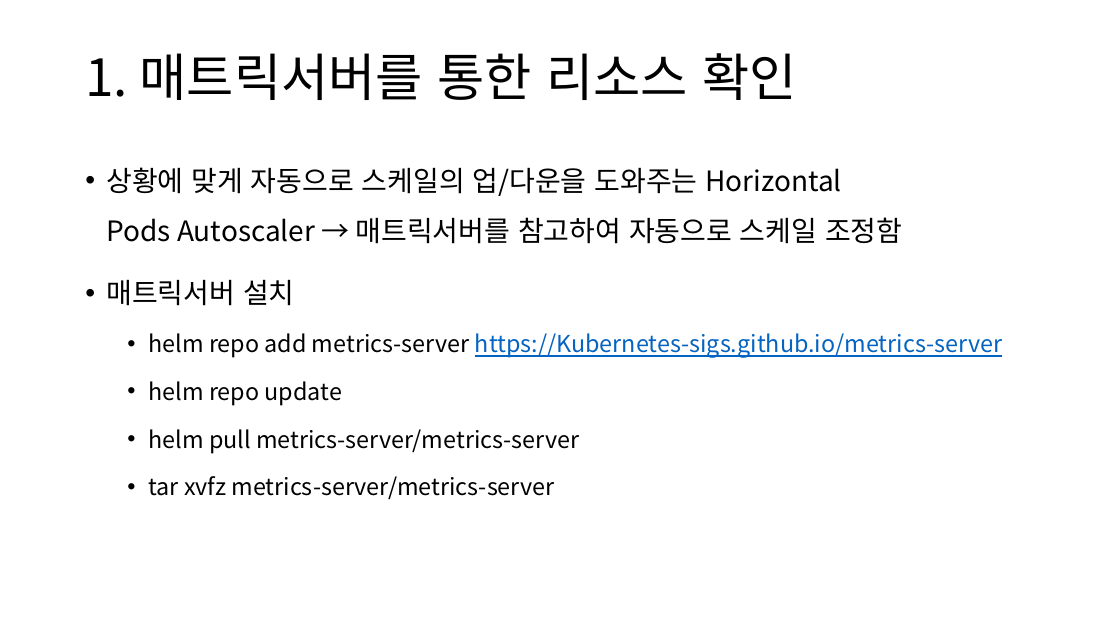
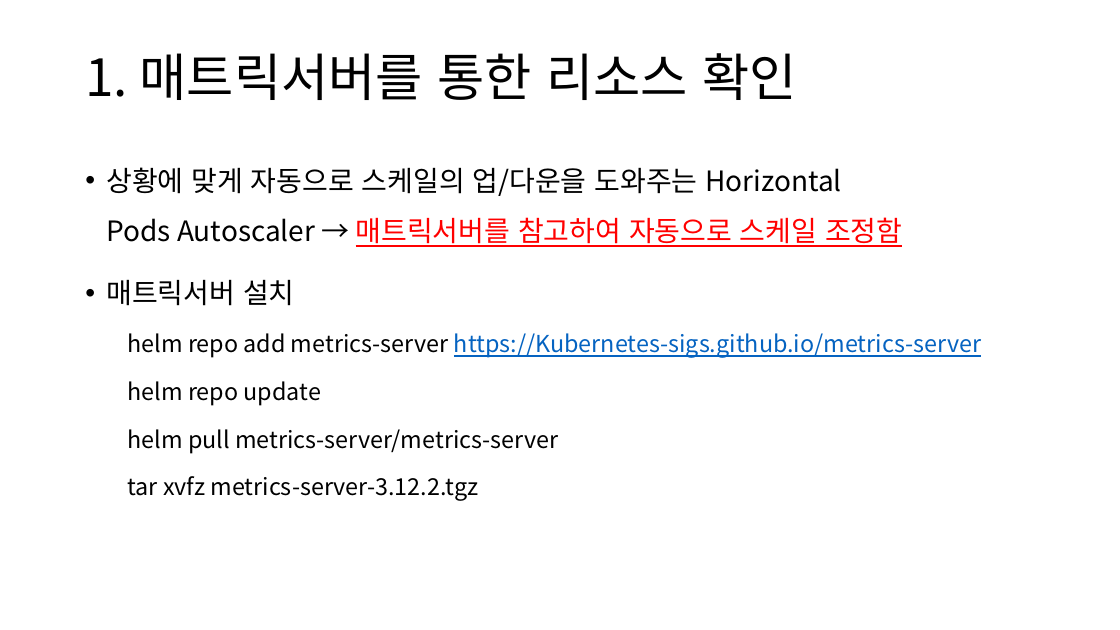
Before and after one commit to restful3/ds4th_study, a slide deck: slide 3 of source/도커심화_한권으로_배우는_도커_&_쿠버네티스/ch12_쿠버네티스모니터링.pptx. Drawn at 1120x630 pixels with LibreOffice and Linux fonts; fonts in the diff are those of the drawing. Boxes give left, top, right and bottom in pixels: in the first picture for what was removed or moved away, otherwise in the second. Text is boxed around its words. In the diff, an @@ line names an element or a change of style, - is before the commit and + after.

```diff
--- a/source/도커심화_한권으로_배우는_도커_&_쿠버네티스/ch12_쿠버네티스모니터링.pptx
+++ b/source/도커심화_한권으로_배우는_도커_&_쿠버네티스/ch12_쿠버네티스모니터링.pptx
@@ text at [106,167,981,454]: text colour #000000 to #FF0000, underline on in "매트릭서버를 참고하여 자동으로 스케일 조정함"; bullet • to none @@
@@ text at [127,476,478,501]: text changed @@
-  • tar xvfz metrics-server/metrics-server
+  tar xvfz metrics-server-3.12.2.tgz
```
Also in this commit, not shown: 1 other slide changed, 14 slides added, 1 other file.
